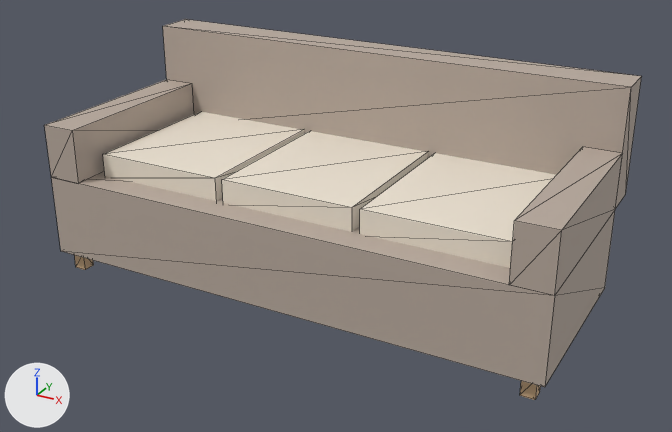
An edit to the glTF model storage/picture/mocan-82.glb, drawn before and after from the same camera.
Both versions are drawn from a 50 mm camera at (1.6, -2.88, 1.72) aimed at (0.05, -0.05, 0.3). The lights are fixed; the arrows at lower left show +X, +Y and +Z. The picture after the commit comes second. Mesh edges are drawn as thin lines. Vertices at exactly the same position are counted once.

In view in the first picture: 'furniture'.
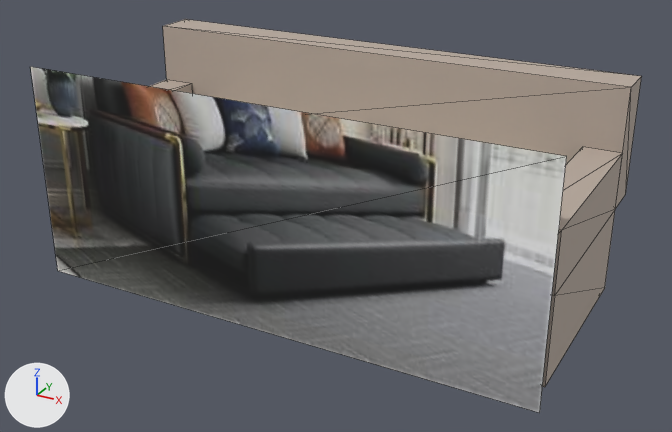
The change, as JSON lines over the scene's bpy script:
```json
{"op": "add", "block": "img_image_0", "code": ["img_image_0 = load_image('Image_0', '_unpacked/Image_0', 297, 220, 'sRGB')"]}
{"op": "add", "block": "mat_photo", "code": ["mat_photo = principled_material('photo')", "mat_photo.texture = img_image_0", "mat_photo.roughness = 0.85"]}
{"block": "me_mesh_0", "where": "# used by ob_furniture; location = (0.0, 0.0, 0.0)"}
{"block": "me_mesh_0", "where": "# verts and faces of me_mesh_0; kept vertices keep their numbers, new ones are numbered from 82"}
{"op": "remove", "block": "me_mesh_0", "code": "me_mesh_0.from_pydata(...)  # 82 vertices, 132 faces; spans x -1.0..1.0, y -0.45..0.45, z 0.0..0.85"}
{"op": "add", "block": "me_mesh_0", "code": "me_mesh_0.from_pydata(...)  # 86 vertices, 134 faces; spans x -1.0..1.0, y -0.48..0.45, z 0.0..0.85"}
{"block": "me_mesh_0", "change": "me_mesh_0 part 1"}
{"op": "add", "block": "me_mesh_0", "code": "verts[82] = (-1.0, -0.48, 0.0)  # pixel (57, 270)"}
{"op": "add", "block": "me_mesh_0", "code": "verts[83] = (1.0, -0.48, 0.0)  # pixel (539, 412)"}
{"op": "add", "block": "me_mesh_0", "code": "verts[84] = (1.0, -0.48, 0.85)  # pixel (566, 156)"}
{"op": "add", "block": "me_mesh_0", "code": "verts[85] = (-1.0, -0.48, 0.85)  # pixel (30, 66)"}
{"op": "add", "block": "me_mesh_0", "code": "faces += [(82, 83, 84), (82, 84, 85)]  # mat_photo (picture img_image_0)"}
{"op": "add", "block": "me_mesh_0", "code": "me_mesh_0.materials.append(mat_photo)  # picture img_image_0"}
```

Where the change shows, as pixel boxes [x1, y1, x2, y2] in the pictures (672 x 432 px):
```json
{"object": "furniture", "change": "reshaped", "before": [44, 19, 642, 400], "after": [30, 19, 642, 413]}
{"part": 1, "of": "me_mesh_0", "change": "added", "after": [30, 66, 567, 413]}
```
